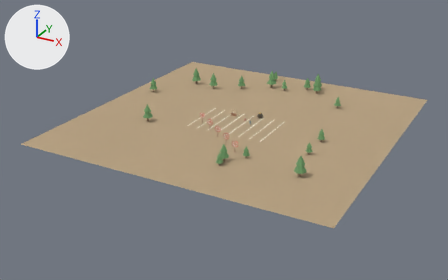
Renders of the Blender file content/stories/mahabharata/chapter-01-adi-parva/assets/blend/adi-07-drona.blend from each side of a commit.
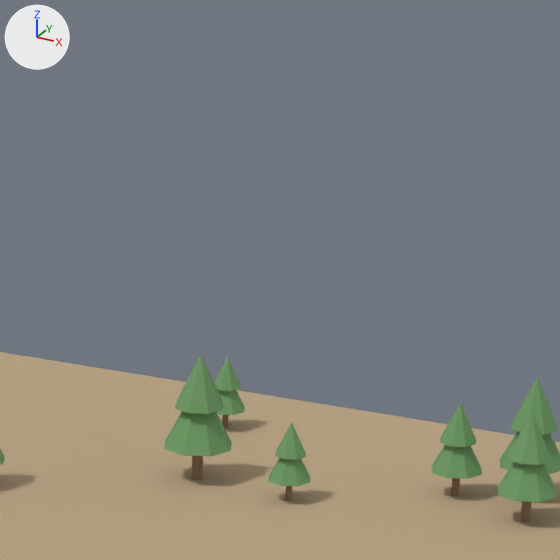
The first picture shows the older version from a camera (50 mm lens) standing at (140.0, -275.0, 124.0) and looking at (-5.0, -11.0, -8.0). The close-ups show the older and then the newer version on the part from 55% to 72% of the width and 8% to 35% of the height of that picture. Only the edits that show in the close-ups are written down. Arrows for +X, +Y and +Z are at upper left; the lights stay in place.

Names of what the first close-up shows: 'GEO-ground', 'GEO-tree-canopy.002', 'GEO-tree-canopy.003', 'GEO-tree-canopy.006', 'GEO-tree-canopy.007', 'GEO-tree-canopy.012', 'GEO-tree-canopy.013', 'GEO-tree-canopy.016', 'GEO-tree-canopy.017', 'GEO-tree-canopy.032' and 9 more.
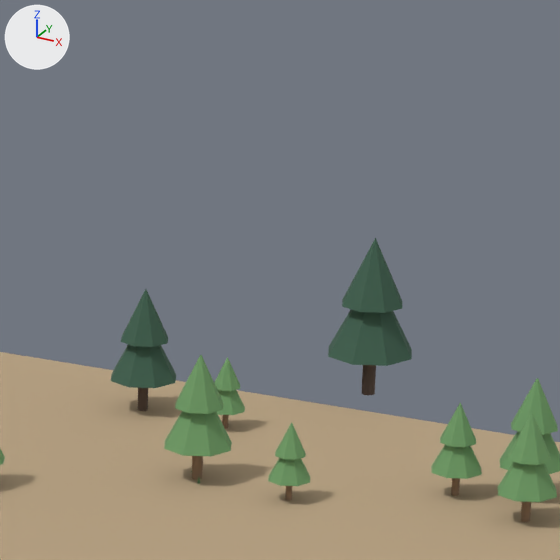
Boxes (x1, y1, x2, y2) around the edits, measured in the close-ups (560 x 560 px):
'GEO-tree-canopy.042', added (dark green)
    after: (328, 309, 412, 366)
'GEO-tree-canopy.043', added (dark green)
    after: (342, 238, 402, 313)
'GEO-tree-canopy.044', added (dark green)
    after: (111, 345, 176, 388)
'GEO-tree-canopy.045', added (dark green)
    after: (121, 289, 168, 347)
'GEO-tree-trunk.021', added
    after: (362, 365, 376, 395)
'GEO-tree-trunk.022', added
    after: (138, 388, 148, 411)

The change, as a diff of the scene's bpy script:
```diff
--- a/content/stories/mahabharata/chapter-01-adi-parva/assets/blend/adi-07-drona.blend.py
+++ b/content/stories/mahabharata/chapter-01-adi-parva/assets/blend/adi-07-drona.blend.py
@@ mat_mat_adi_07_drona_darkleaf @@
+mat_mat_adi_07_drona_darkleaf = principled_material('MAT-adi-07-drona-darkleaf')
+mat_mat_adi_07_drona_darkleaf.base_color = (0.05, 0.12, 0.08)  # dark green #3f6150
+mat_mat_adi_07_drona_darkleaf.roughness = 1.0
@@ mat_mat_adi_07_drona_darktrunk @@
+mat_mat_adi_07_drona_darktrunk = principled_material('MAT-adi-07-drona-darktrunk')
+mat_mat_adi_07_drona_darktrunk.base_color = (0.12, 0.08, 0.06)  # brown #615045
+mat_mat_adi_07_drona_darktrunk.roughness = 1.0
@@ me_cone_045 @@
+me_cone_045.from_pydata(...)  # an 8-sided cone pointing to +z spanning x -1.9..1.9, y -1.9..1.9, z -1.8..1.8
+me_cone_045.materials.append(mat_mat_adi_07_drona_darkleaf)  # dark green #3f6150
@@ me_cylinder_023 @@
+me_cylinder_023.from_pydata(...)  # 64 vertices, 34 faces; spans x -0.28..0.28, y -0.28..0.28, z -1.3..1.3
+me_cylinder_023.materials.append(mat_mat_adi_07_drona_darktrunk)  # brown #615045
@@ ob_geo_tree_canopy_045 @@
+ob_geo_tree_canopy_045 = bpy.data.objects.new('GEO-tree-canopy.045', me_cone_045)
+ob_geo_tree_canopy_045.location = (-20.45, 70.93, 8.7)
+ob_geo_tree_canopy_045.scale = (1.16, 1.16, 1.29)
@@ ob_geo_tree_canopy_044 @@
+ob_geo_tree_canopy_044 = bpy.data.objects.new('GEO-tree-canopy.044', me_cone_045)
+ob_geo_tree_canopy_044.location = (-20.45, 70.93, 5.8)
+ob_geo_tree_canopy_044.scale = (1.61, 1.61, 1.61)
@@ ob_geo_tree_trunk_022 @@
+ob_geo_tree_trunk_022 = bpy.data.objects.new('GEO-tree-trunk.022', me_cylinder_023)
+ob_geo_tree_trunk_022.location = (-20.45, 70.93, 2.1)
+ob_geo_tree_trunk_022.scale = (1.61, 1.61, 1.61)
@@ ob_geo_tree_canopy_043 @@
+ob_geo_tree_canopy_043 = bpy.data.objects.new('GEO-tree-canopy.043', me_cone_045)
+ob_geo_tree_canopy_043.location = (-4.91, 84.76, 11.24)
+ob_geo_tree_canopy_043.scale = (1.5, 1.5, 1.67)
@@ ob_geo_tree_canopy_042 @@
+ob_geo_tree_canopy_042 = bpy.data.objects.new('GEO-tree-canopy.042', me_cone_045)
+ob_geo_tree_canopy_042.location = (-4.91, 84.76, 7.49)
+ob_geo_tree_canopy_042.scale = (2.08, 2.08, 2.08)
@@ ob_geo_tree_trunk_021 @@
+ob_geo_tree_trunk_021 = bpy.data.objects.new('GEO-tree-trunk.021', me_cylinder_023)
+ob_geo_tree_trunk_021.location = (-4.91, 84.76, 2.71)
+ob_geo_tree_trunk_021.scale = (2.08, 2.08, 2.08)
```
